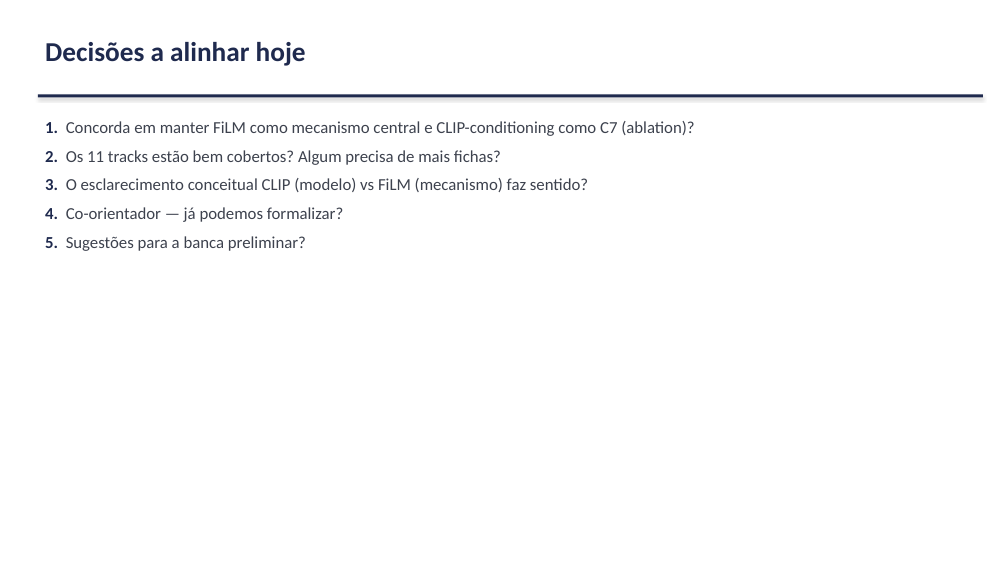
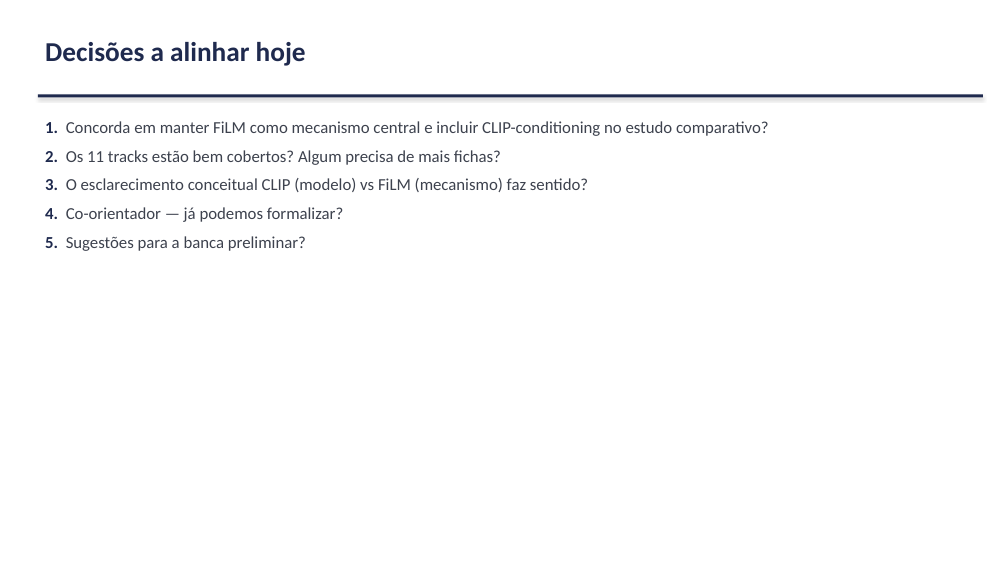
Before and after one commit to marcellozzetti/Facial-Recognition-Models-Mitigating-Bias, a slide deck: slide 22 of docs/ativo/material_reuniao_orientador_2026-06-15.pptx. Drawn at 1008x567 pixels with LibreOffice and Linux fonts; fonts in the diff are those of the drawing. Boxes give left, top, right and bottom in pixels: in the first picture for what was removed or moved away, otherwise in the second. Text is boxed around its words. In the diff, an @@ line names an element or a change of style, - is before the commit and + after.

```diff
--- a/docs/ativo/material_reuniao_orientador_2026-06-15.pptx
+++ b/docs/ativo/material_reuniao_orientador_2026-06-15.pptx
@@ text at (45, 121, 769, 136): text changed @@
-1. Concorda em manter FiLM como mecanismo central e CLIP-conditioning como C7 (ablation)?
+1. Concorda em manter FiLM como mecanismo central e incluir CLIP-conditioning no estudo comparativo?
```
Also in this commit, not shown: 6 other slides changed, 1 slide added, 1 slide removed, 1 other file.
